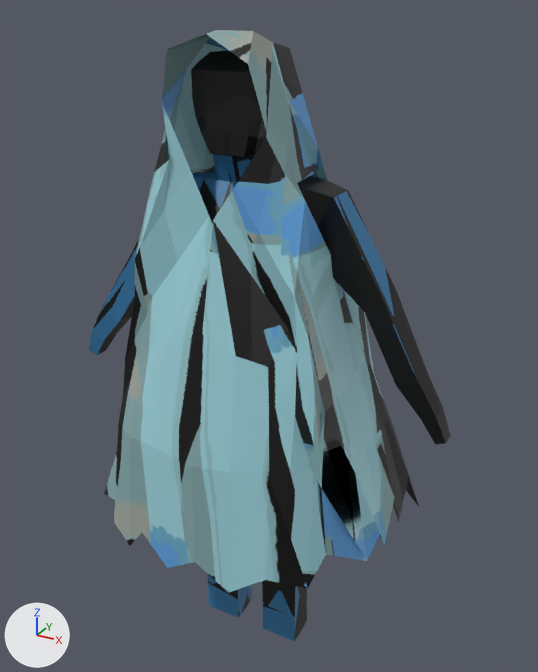
An edit to the glTF model Assets/Models/monsters/ghost_walking.gltf, drawn before and after from the same camera.
Rendered twice from a 50 mm camera at (20.9, -35.4, 41.0) aimed at (0.3, 2.0, 22.3). Lighting does not change. The marker at lower left points along +X, +Y and +Z.

Names of what the first picture shows: 'Sphere', 'cape'.
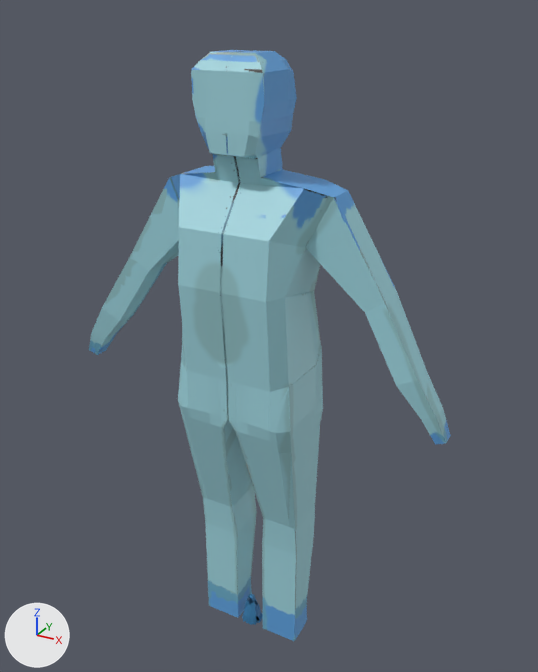
Location of each change, [x1, y1, x2, y2] in pixels of the pictures (538 x 672 px):
```json
{"object": "cape", "change": "surface changed, moved, rescaled", "before": [104, 30, 419, 593], "after": [242, 594, 263, 625], "on screen": "93% narrower, 94% shorter"}
{"object": "Sphere", "change": "surface changed", "before": [89, 50, 451, 641], "after": [89, 50, 451, 641]}
```

The change, as JSON lines over the scene's bpy script:
```json
{"op": "set", "path": "mat_material.texture", "old": "img_ghost_body", "new": "img_ghost_body_001"}
{"op": "set", "path": "mat_material_002.texture", "old": "img_ghost_body_001", "new": "img_ghost_body"}
{"op": "set", "path": "ob_cape.location", "old": "(-0.69, 0.03, 27.75)", "new": "(-0.05, 0.0, 2.08)"}
{"op": "set", "path": "ob_cape.scale", "old": "(25.7, 25.7, 25.7)", "new": "(1.93, 1.93, 1.93)"}
```
